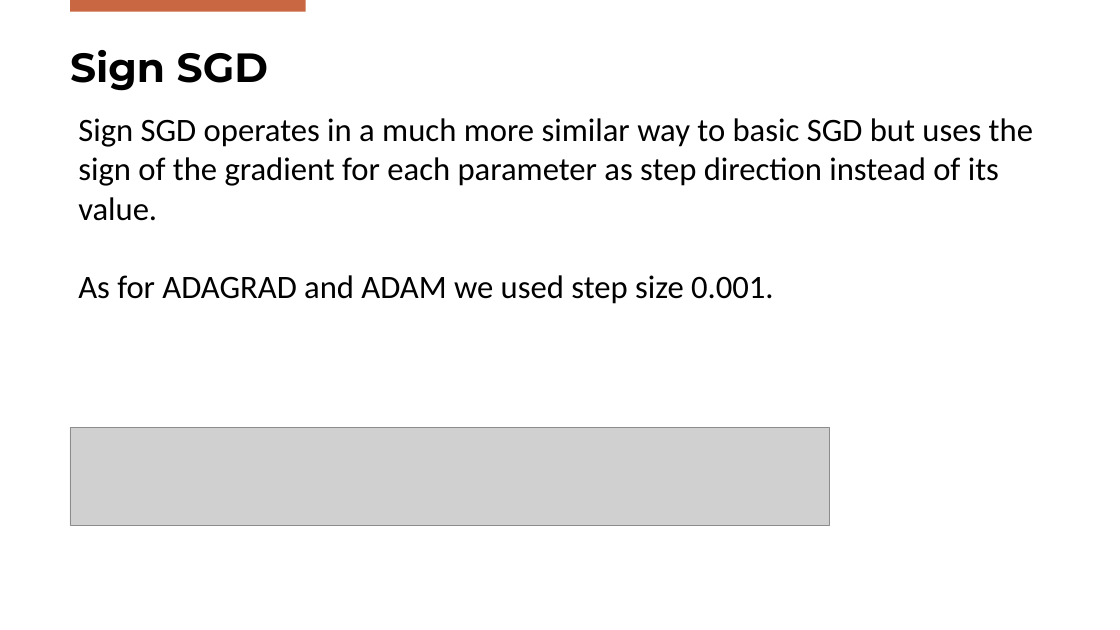
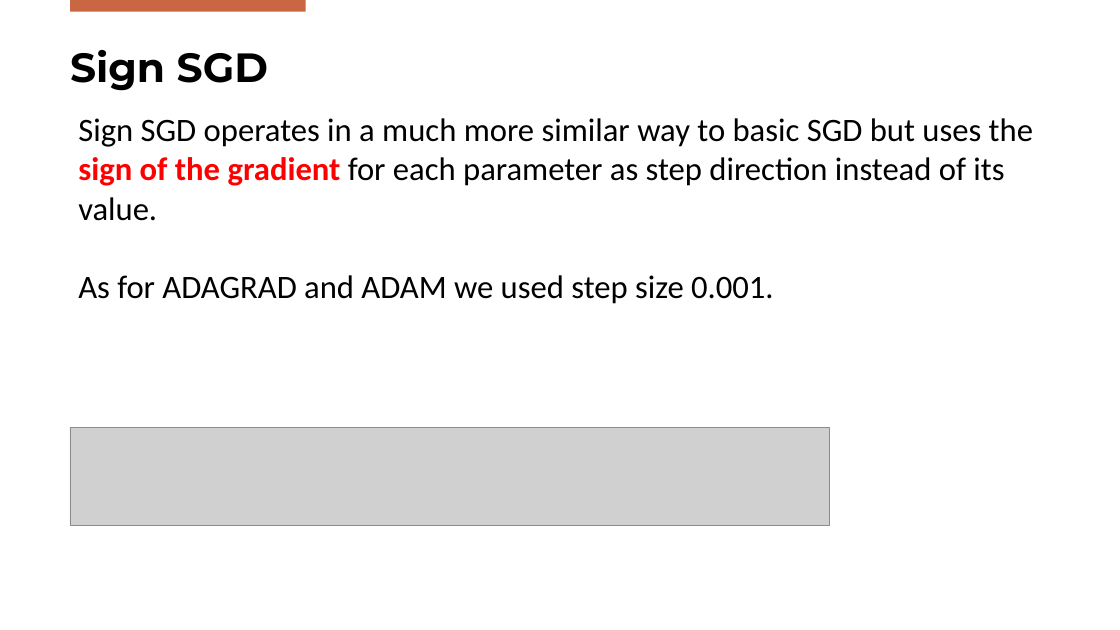
Before and after one commit to FilippoBolis/OptimizationProject_2025, a slide deck: slide 31 of Ppt/Optimization.pptx. Drawn at 1120x630 pixels with LibreOffice and Linux fonts; fonts in the diff are those of the drawing; grey boxes stand for pictures; background and template pictures are left out. Boxes give left, top, right and bottom in pixels: in the first picture for what was removed or moved away, otherwise in the second. Text is boxed around its words. In the diff, an @@ line names an element or a change of style, - is before the commit and + after.

```diff
--- a/Ppt/Optimization.pptx
+++ b/Ppt/Optimization.pptx
@@ text at (x1=78, y1=118, x2=1033, y2=221): text colour #000000 to #FF0000, bold on in "sign of the gradient" @@
```
Also in this commit, not shown: 5 other slides changed, 5 slides added, 4 other files.
